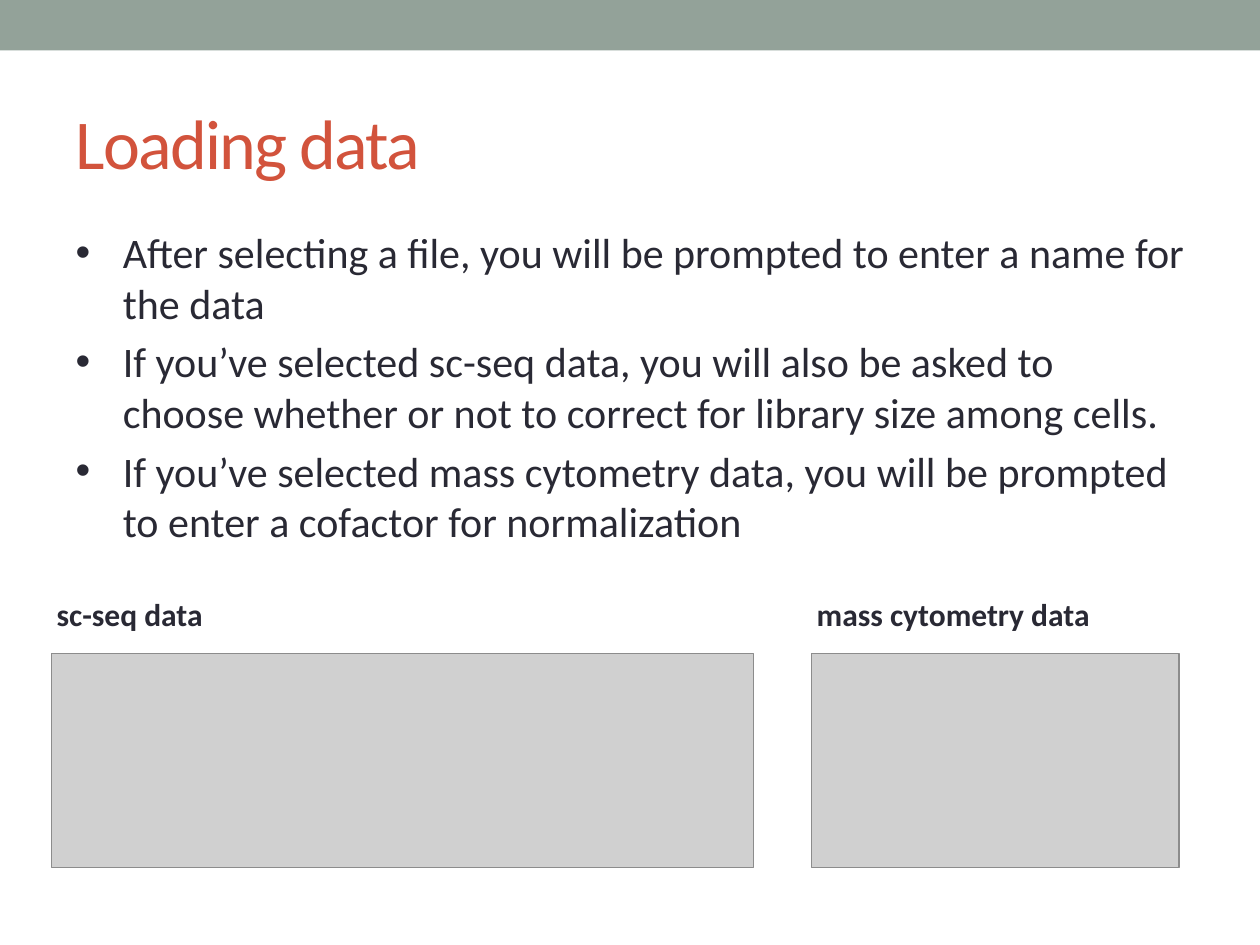
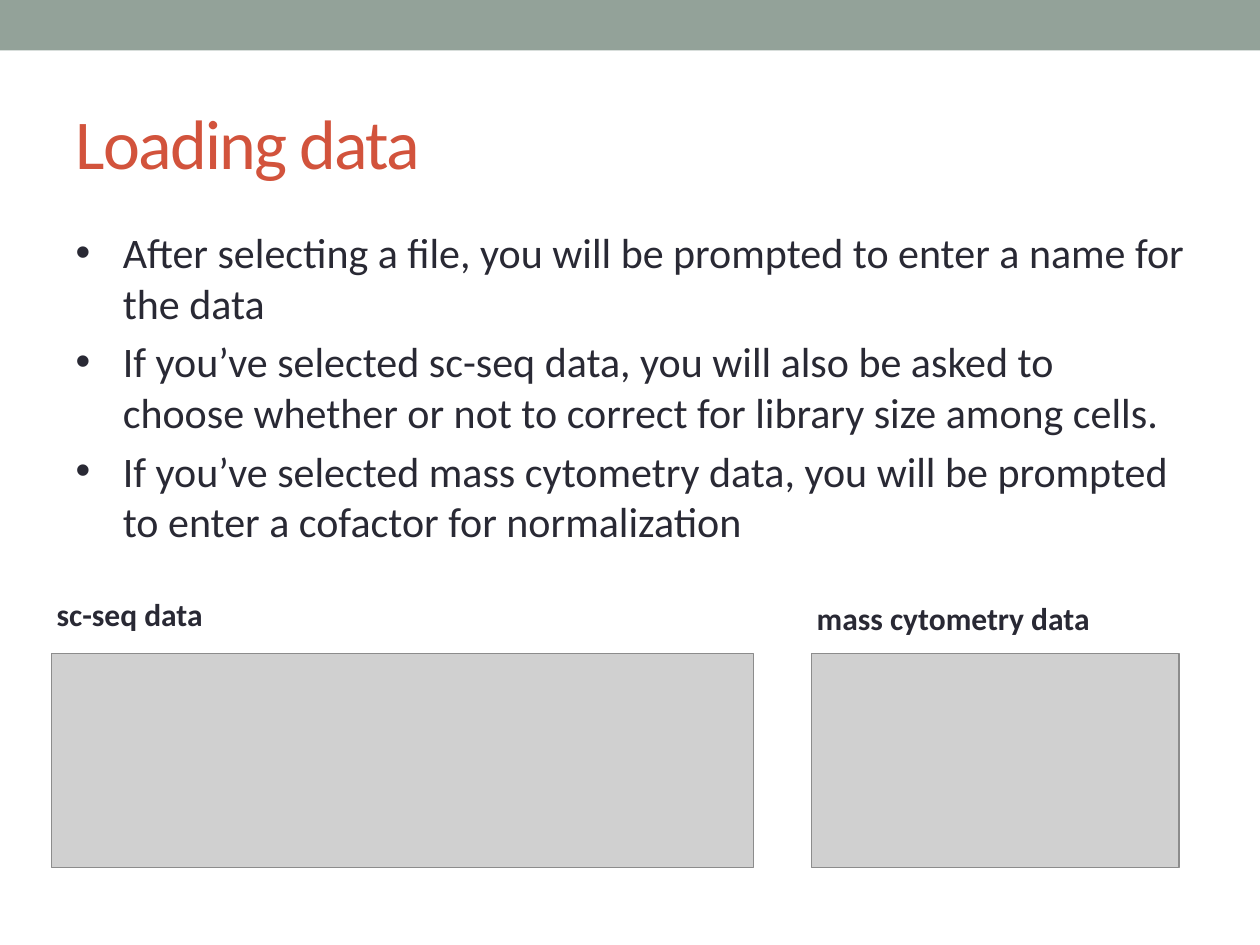
Before and after one commit to KrishnaswamyLab/MAGIC, a slide deck: slide 6 of docs/wishbone_tutorial.pptx. Drawn at 1260x945 pixels with LibreOffice and Linux fonts; fonts in the diff are those of the drawing; grey boxes stand for pictures. Boxes give left, top, right and bottom in pixels: in the first picture for what was removed or moved away, otherwise in the second. Text is boxed around its words. In the diff, an @@ line names an element or a change of style, - is before the commit and + after.

```diff
--- a/docs/wishbone_tutorial.pptx
+++ b/docs/wishbone_tutorial.pptx
@@ text "mass cytometry data": place and size @@
-text "mass cytometry data" at [817,604,1089,631]
+text "mass cytometry data" at [817,608,1089,635]
```
Also in this commit, not shown: 1 other slide changed.
